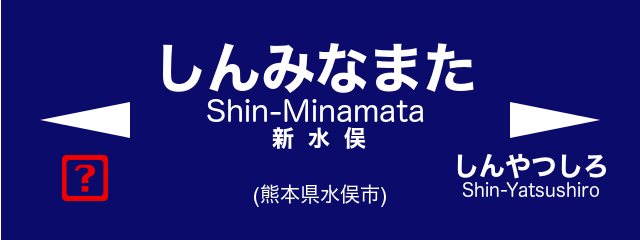
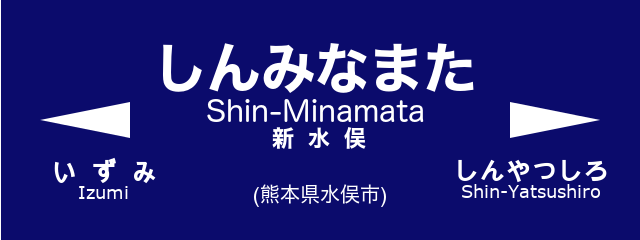
Layered file, before and after one edit (640x240). Changes by layer:
hid "❓" over box(62, 155, 108, 201)
added layer "い ず み ..." above "しんやつしろ ..." over box(54, 157, 156, 199)
painted on "しんやつしろ ..." over box(457, 153, 607, 198)
